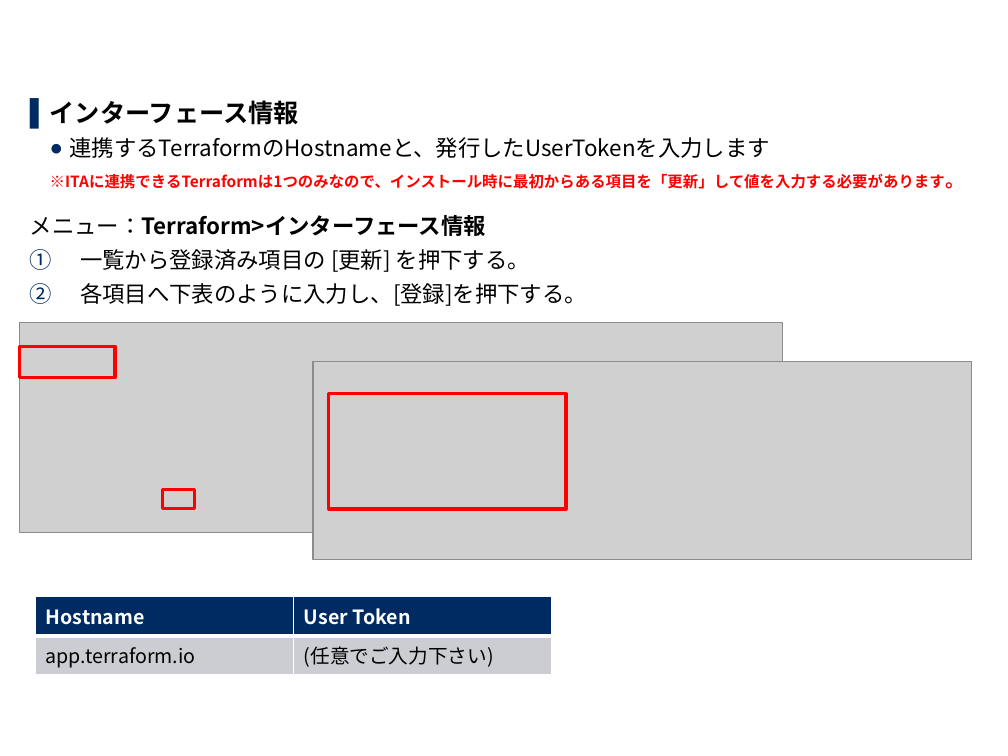
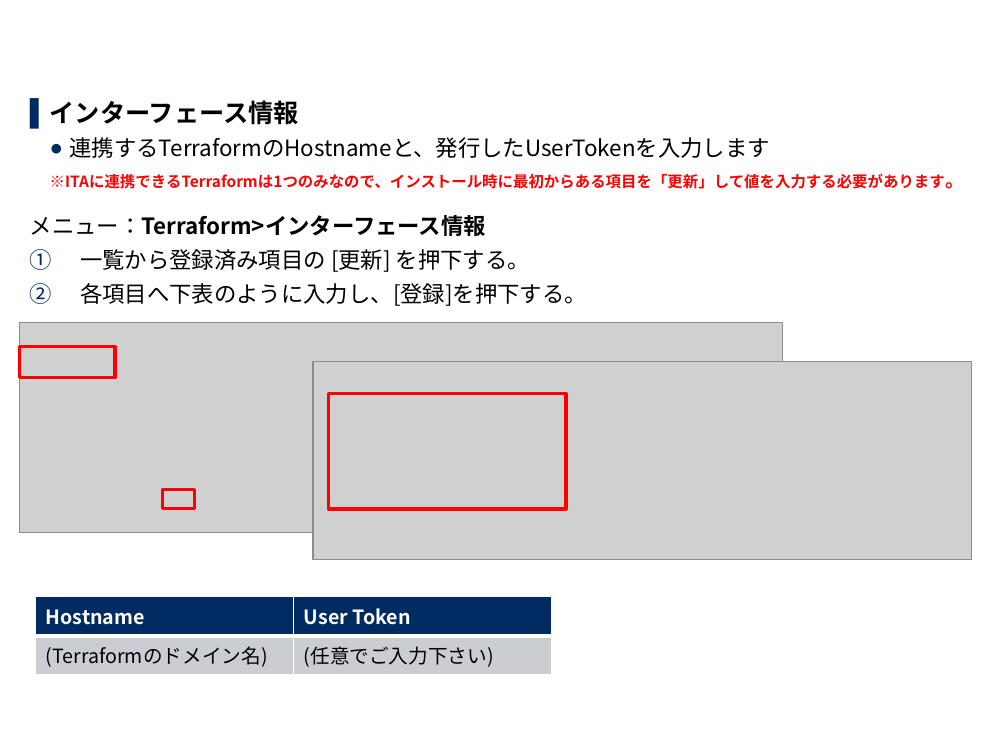
Before and after one commit to exastro-suite/it-automation-docs, a slide deck: slide 17 of asset/Learn_ja/ITA-Terraform-driver-practice_ja.pptx (slide 16 before the commit). Drawn at 1008x756 pixels with LibreOffice and Linux fonts; fonts in the diff are those of the drawing; grey boxes stand for pictures; background and template pictures are left out. Boxes give left, top, right and bottom in pixels: in the first picture for what was removed or moved away, otherwise in the second. Text is boxed around its words. In the diff, an @@ line names an element or a change of style, - is before the commit and + after.

```diff
--- a/asset/Learn_ja/ITA-Terraform-driver-practice_ja.pptx
+++ b/asset/Learn_ja/ITA-Terraform-driver-practice_ja.pptx
@@ table at <box>35,597,551,675</box> @@
-row 2, column 1: app.terraform.io
+row 2, column 1: (Terraformのドメイン名)
```
Also in this commit, not shown: 20 other slides changed, 9 slides added, 1 other file.
